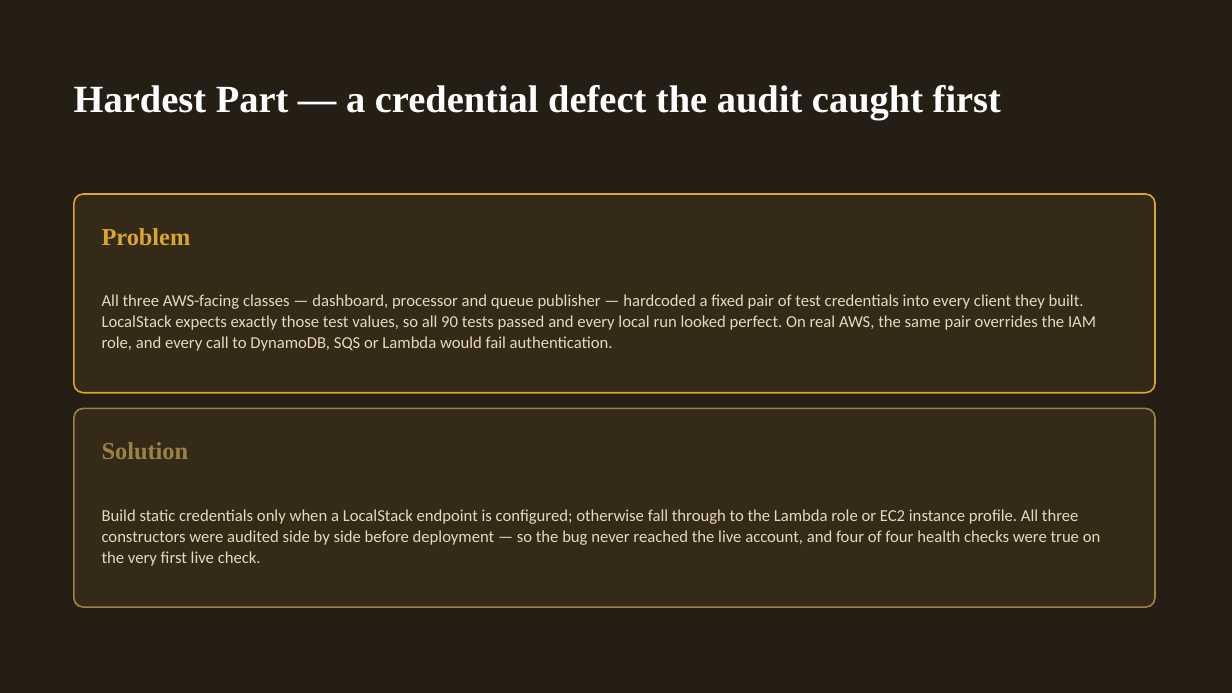
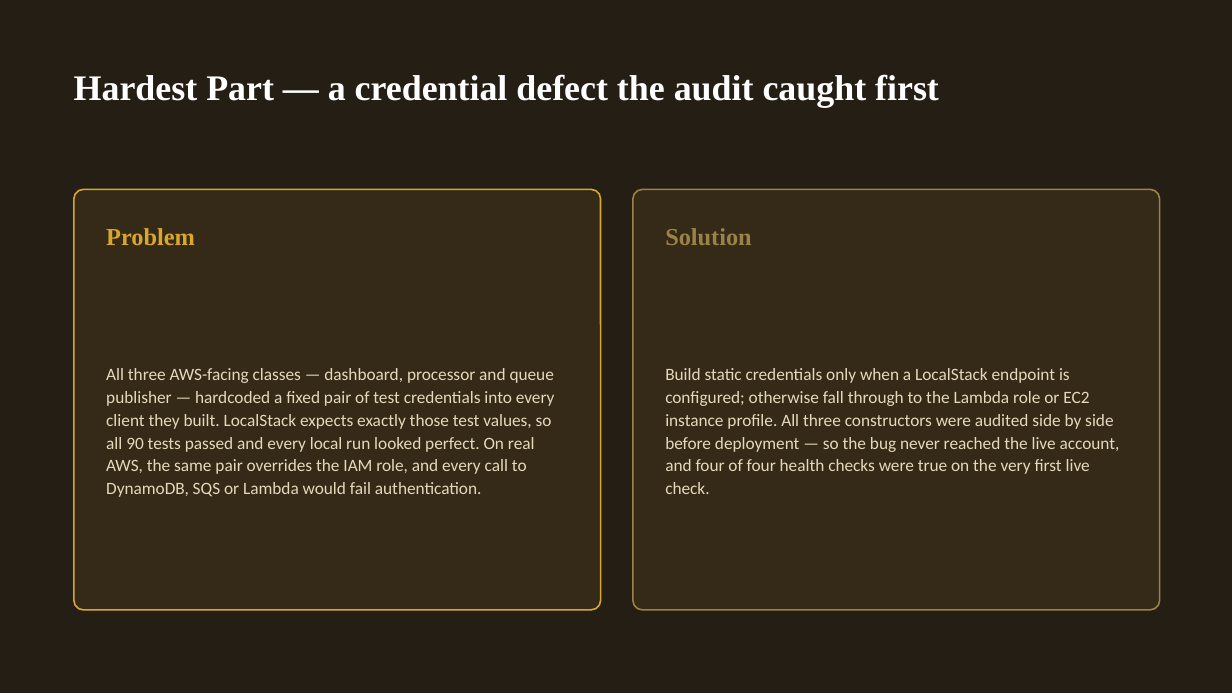
Before and after one commit to valletivarish/FEC_version_2, a slide deck: slide 4 of ppt/JaipalKasireddy_X25156381_smart-mining-safety.pptx. Drawn at 1232x693 pixels with LibreOffice and Linux fonts; fonts in the diff are those of the drawing. Boxes give left, top, right and bottom in pixels: in the first picture for what was removed or moved away, otherwise in the second. Text is boxed around its words. In the diff, an @@ line names an element or a change of style, - is before the commit and + after.

Commit message:
Give each of the 26 decks a distinct layout + meaningful demo content
Addresses three points: decks were structurally identical (only recolored);
the Live Demo slide had vague filler ('pipeline health, all green'); and only a
few colour schemes read as distinct.

- 26 distinct layout combinations: 4 title layouts (left / centered / split
  colour-block / kicker+lower-anchored) x 3 architecture diagrams (horizontal
  flow / snake two-row / edge+cloud grouped panels) x 3 demo layouts (numbered
  rows / three cards / ghost-number+divider) x 3 challenge layouts (stacked
  cards / side-by-side / label-left). No two decks share the same combo.
- Live Demo now shows each project's real best 2-3 features -- the actual signals
  on screen, the signature derived view (fire-risk dial, efficiency heatmap,
  A-F grade, capacity tier, integrity index, colony verdict, power-state), and a
  real alert firing with its specific number -- not generic health/test/burst lines.
- 26 distinct topic-matched palettes (26 unique backgrounds) + rotating safe fonts.

Still the lecturer's 4-slide content spec (Title+Motivation, one architecture
diagram, Demo, Challenge+fix). All 26 validate and render clean (worst-case long
text checked in the narrow side-by-side layout). All 52 deliverables staged in tmp/.

```diff
--- a/ppt/JaipalKasireddy_X25156381_smart-mining-safety.pptx
+++ b/ppt/JaipalKasireddy_X25156381_smart-mining-safety.pptx
@@ text "Hardest Part — a credential ..." at [74,74,939,107]: size 30 to 28 pt; vertical alignment middle to top @@
@@ rounded rectangle: place and size @@
-rounded rectangle at [74,194,1155,393]
+rounded rectangle at [74,189,601,610]
@@ rounded rectangle at [74,189,601,610]: proportions changed @@
@@ rounded rectangle at [633,189,1160,610]: proportions changed @@
@@ rounded rectangle: place and size @@
-rounded rectangle at [74,409,1155,607]
+rounded rectangle at [633,189,1160,610]
@@ text "Problem": place and size @@
-text "Problem" at [102,228,191,245]
+text "Problem" at [106,228,195,245]
@@ text "Solution": place and size @@
-text "Solution" at [102,442,189,459]
+text "Solution" at [665,228,752,245]
@@ text "All three AWS-facing classes — ...": place and size @@
-text "All three AWS-facing classes — ..." at [102,294,1096,351]
+text "All three AWS-facing classes — ..." at [106,368,555,497]
@@ text "All three AWS-facing classes — ..." at [106,368,555,497]: size 13 to 13.5 pt; line spacing 1.05 to 1.1 @@
@@ text "Build static credentials only when ..." at [665,368,1120,494]: size 13 to 13.5 pt; line spacing 1.05 to 1.1 @@
@@ text "Build static credentials only when ...": place and size @@
-text "Build static credentials only when ..." at [102,509,1101,566]
+text "Build static credentials only when ..." at [665,368,1120,494]
```
Also in this commit, not shown: 3 other slides changed, 28 other files.
